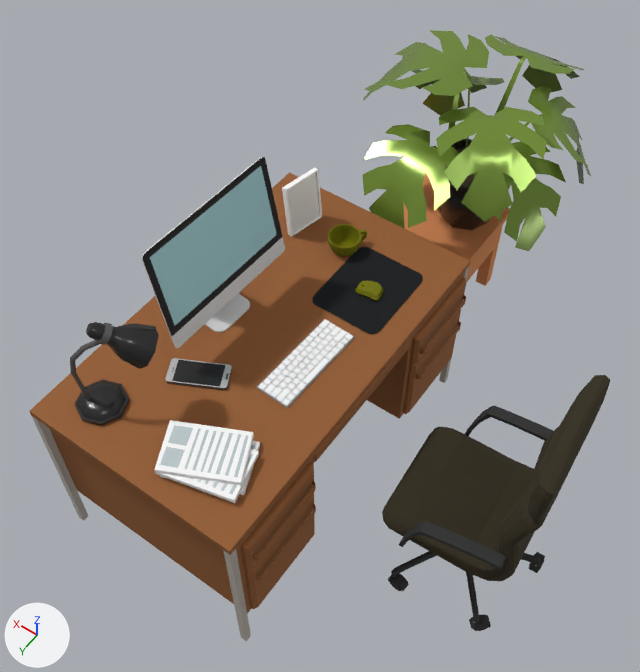
Two versions of the glTF model public/models/desk.glb, one commit apart.
Before and after are seen from a 50 mm lens placed at (-1.68, 2.33, 3.93), pointed at (-0.22, 0.29, 0.73). The lights are fixed; the arrows at lower left show +X, +Y and +Z. Where no turn or scale is listed for an object, it has been applied to the vertices.

The older version as bpy lines, for what is in view:
```python
ob_blank_picture_frame_node_007_dupli = bpy.data.objects.new('Blank Picture Frame|Node.007|Dupli|', me_blank_picture_frame_node_007_dupli)
ob_blank_picture_frame_node_007_dupli.location = (0.144, -0.068, 1.077)
ob_cabinet_bed_drawer_tabl = bpy.data.objects.new('Cabinet Bed Drawer Tabl', me_cabinet_bed_drawer_tabl)
ob_cabinet_bed_drawer_tabl.location = (-0.217, -0.867, 0.348)
ob_light_desk_001 = bpy.data.objects.new('Light Desk.001', me_light_desk_001)
ob_light_desk_001.parent = ob_rootnode
ob_light_desk_001.location = (-0.564, 5.526, 1.162)
ob_light_desk_001.rotation_euler = (-1.571, 0.0, 2.301)  # degrees (-90, 0, 132)
ob_light_desk_001.scale = (8560.0, 8560.0, 8560.0)
ob_mouse = bpy.data.objects.new('Mouse', me_mouse)
ob_mouse.location = (-0.358, 0.093, 0.953)
ob_mousepad = bpy.data.objects.new('Mousepad', me_mousepad)
ob_mousepad.location = (-0.346, 0.098, 0.955)
ob_paper = bpy.data.objects.new('Paper', me_paper)
ob_paper.location = (-0.335, 1.184, 0.986)
ob_phone = bpy.data.objects.new('Phone', me_phone)
ob_phone.location = (-0.041, 0.892, 0.961)
# also in view: 'Chair.003' at (-1.18, 0.52, 0.7); 'Cup.001|Cup|Dupli|' at (-0.12, -0.06, 0.99); 'Houseplant-bfLOqIV5uP' at (-0.27, -0.94, 1.04); 'Node.003' at (-0.14, 0.55, 0.49); 'Monitor.001|iMac|Dupli|' at (0.13, 0.57, 1.27)
```
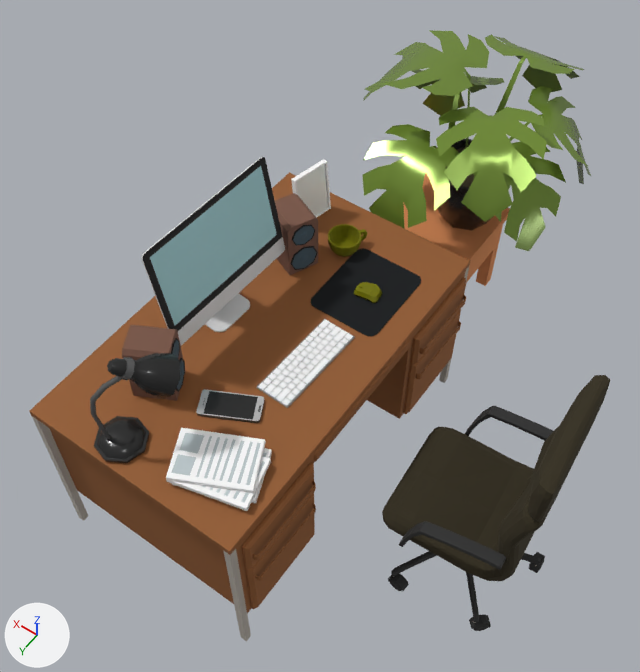
Boxes [x1, y1, x2, y2] around the edits, measured in the pictures (640 x 672 px):
'Light Desk.001', moved, turned: before [70, 322, 159, 426]; after [90, 353, 180, 463]
'Paper', moved: before [154, 420, 260, 503]; after [166, 428, 272, 511]
'Mousepad', moved: before [313, 247, 423, 334]; after [311, 248, 421, 337]
'Phone', moved: before [165, 358, 232, 390]; after [196, 390, 265, 423]
'Desk_Speakers_01_Cube', added (brown): after [275, 193, 318, 276]
    faces in mat_795548 (brown #795545): [275, 193, 318, 276]
    faces in mat_455a64 (dark blue #455965): [292, 226, 316, 269]
    faces in mat_1a1a1a (black #191919): [290, 225, 318, 270]
'Blank Picture Frame|Node.007|Dupli|', moved: before [282, 167, 322, 237]; after [291, 159, 331, 218]
'Desk_Speakers_01_Cube.001', added (brown): after [122, 325, 186, 401]
    faces in mat_795548_001 (brown #795545): [122, 325, 186, 401]
    faces in mat_455a64_001 (dark blue #455965): [173, 340, 184, 390]
'Mouse', moved: before [355, 281, 383, 301]; after [354, 282, 382, 303]

The change, as a list of edits to the scene's bpy script:
```text
Add mat_1a1a1a_001:
    mat_1a1a1a_001 = principled_material('1A1A1A.001')
    mat_1a1a1a_001.base_color = (0.01, 0.01, 0.01)  # black #191919
    mat_1a1a1a_001.roughness = 0.904
Add mat_455a64_001:
    mat_455a64_001 = principled_material('455A64.001')
    mat_455a64_001.base_color = (0.06, 0.1, 0.13)  # dark blue #455965
    mat_455a64_001.roughness = 0.904
Add mat_795548_001:
    mat_795548_001 = principled_material('795548.001')
    mat_795548_001.base_color = (0.19, 0.09, 0.06)  # brown #795545
    mat_795548_001.roughness = 0.904
Add mat_455a64:
    mat_455a64 = principled_material('455A64')
    mat_455a64.base_color = (0.06, 0.1, 0.13)  # dark blue #455965
    mat_455a64.roughness = 0.904
Add mat_795548:
    mat_795548 = principled_material('795548')
    mat_795548.base_color = (0.19, 0.09, 0.06)  # brown #795545
    mat_795548.roughness = 0.904
Add mat_1a1a1a:
    mat_1a1a1a = principled_material('1A1A1A')
    mat_1a1a1a.base_color = (0.01, 0.01, 0.01)  # black #191919
    mat_1a1a1a.roughness = 0.904
Add me_desk_speakers_01_cube_mesh_001:
    me_desk_speakers_01_cube_mesh_001.from_pydata(...)  # 154 vertices, 284 faces; spans x 0.076..0.308, y -0.261..-0.045, z 0.0..0.3
    # faces by material slot: [40, 132, 112]
    me_desk_speakers_01_cube_mesh_001.materials.append(mat_795548_001)  # brown #795545
    me_desk_speakers_01_cube_mesh_001.materials.append(mat_1a1a1a_001)  # black #191919
    me_desk_speakers_01_cube_mesh_001.materials.append(mat_455a64_001)  # dark blue #455965
Add me_desk_speakers_01_cube_mesh:
    me_desk_speakers_01_cube_mesh.from_pydata(...)  # 154 vertices, 284 faces; spans x -0.116..0.112, y -0.352..-0.141, z 0.0..0.3
    # faces by material slot: [40, 132, 112]
    me_desk_speakers_01_cube_mesh.materials.append(mat_795548)  # brown #795545
    me_desk_speakers_01_cube_mesh.materials.append(mat_1a1a1a)  # black #191919
    me_desk_speakers_01_cube_mesh.materials.append(mat_455a64)  # dark blue #455965
Change ob_blank_picture_frame_node_007_dupli:
    ob_blank_picture_frame_node_007_dupli.location: (0.144, -0.068, 1.077) -> (0.144, -0.138, 1.077)
Change ob_light_desk_001:
    ob_light_desk_001.location: (-0.564, 5.526, 1.162) -> (-0.735, 5.596, 1.162)
    ob_light_desk_001.rotation_euler: (-1.571, 0.0, 2.301) -> (-1.571, 0.0, 2.492)  # degrees (-90, 0, 132) -> degrees (-90, 0, 143)
Change ob_mouse:
    ob_mouse.location: (-0.358, 0.093, 0.953) -> (-0.358, 0.105, 0.953)
Change ob_mousepad:
    ob_mousepad.location: (-0.346, 0.098, 0.955) -> (-0.346, 0.113, 0.955)
Change ob_paper:
    ob_paper.location: (-0.335, 1.184, 0.986) -> (-0.392, 1.184, 0.986)
Change ob_phone:
    ob_phone.location: (-0.041, 0.892, 0.961) -> (-0.247, 0.939, 0.961)
Add ob_desk_speakers_01_cube_001:
    ob_desk_speakers_01_cube_001 = bpy.data.objects.new('Desk_Speakers_01_Cube.001', me_desk_speakers_01_cube_mesh_001)
    ob_desk_speakers_01_cube_001.location = (-0.129, 1.169, 0.945)
Add ob_desk_speakers_01_cube:
    ob_desk_speakers_01_cube = bpy.data.objects.new('Desk_Speakers_01_Cube', me_desk_speakers_01_cube_mesh)
    ob_desk_speakers_01_cube.location = (0.038, 0.378, 0.945)
```
